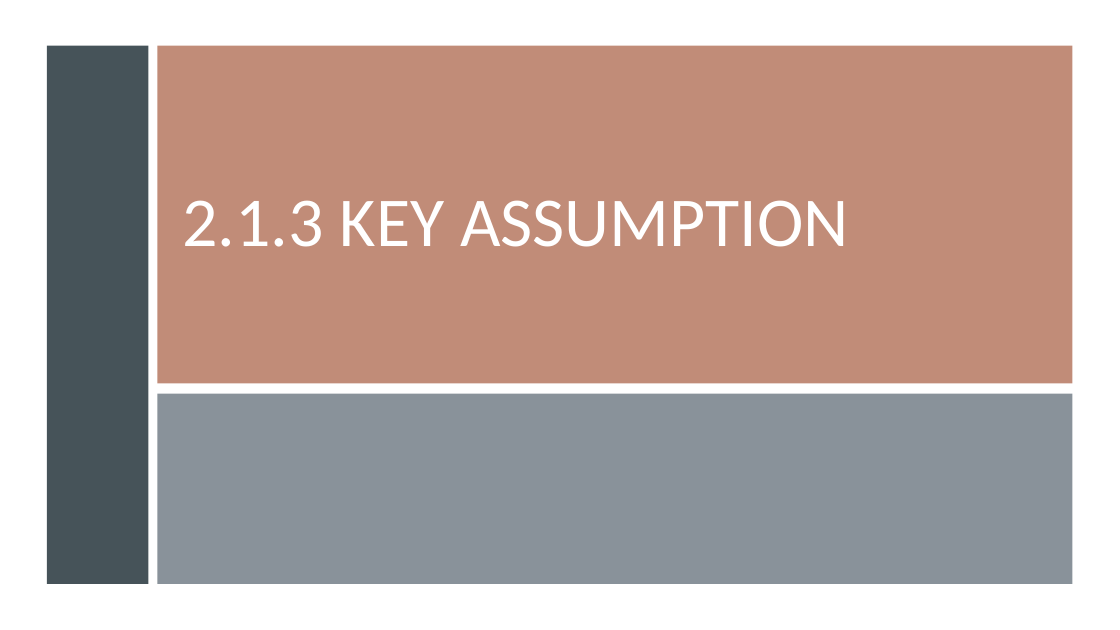
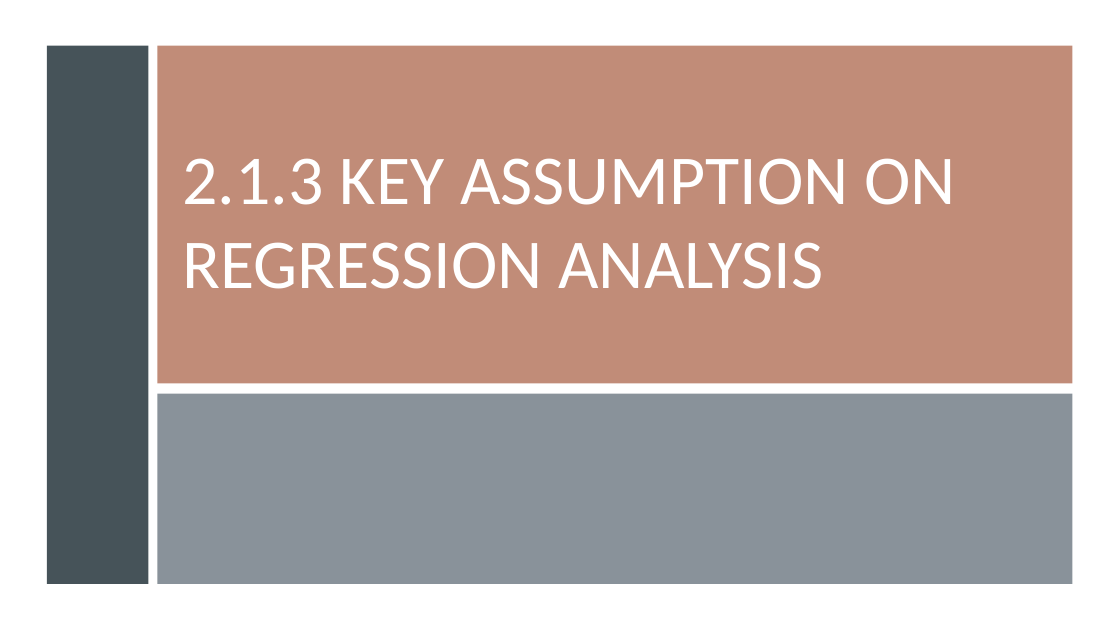
Before and after one commit to gisynw/geog-247, a slide deck: slide 8 of docs/Lectures/Week04/Week04_BivariateRegression.pptx (slide 9 before the commit). Drawn at 1120x630 pixels with LibreOffice and Linux fonts; fonts in the diff are those of the drawing. Boxes give left, top, right and bottom in pixels: in the first picture for what was removed or moved away, otherwise in the second. Text is boxed around its words. In the diff, an @@ line names an element or a change of style, - is before the commit and + after.

```diff
--- a/docs/Lectures/Week04/Week04_BivariateRegression.pptx
+++ b/docs/Lectures/Week04/Week04_BivariateRegression.pptx
@@ title at (x1=182, y1=158, x2=956, y2=289): text changed @@
-2.1.3 KEY ASSUMPTION
+2.1.3 KEY ASSUMPTION ON REGRESSION ANALYSIS
```
Also in this commit, not shown: 8 other slides changed, 8 slides added, 5 slides removed, 3 other files.
